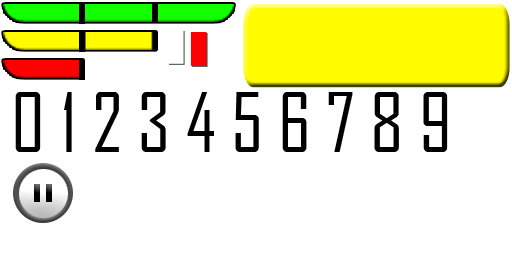
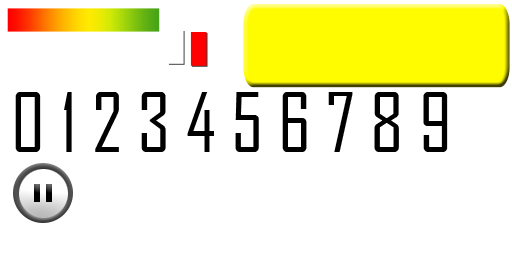
Comparing the layer stacks of the two 512 × 256 images. Changes:
removed layer "lines" (1st of 2, in "health 1/3") from group "health 1/3" over <box>79,60,85,80</box>
removed layer "bg" (1st of 3, in "health 1/3") from group "health 1/3" over <box>3,60,83,78</box>
removed group "health 2/3" (2 layers) over <box>3,32,158,52</box>
removed layer "lines" (2nd of 2, in "health 2/3") from group "health 2/3" over <box>79,32,158,52</box>
removed layer "bg" (2nd of 3, in "health 2/3") from group "health 2/3" over <box>3,32,156,50</box>
removed group "health 3/3" (3 layers) over <box>3,4,234,24</box>
removed layer "Layer 5" from group "health 3/3" over <box>152,4,158,22</box>
removed layer "Layer 4" from group "health 3/3" over <box>79,4,85,24</box>
removed layer "Layer 3" from group "health 3/3" over <box>3,4,234,22</box>
added layer "Layer 1" in group "health" over <box>7,8,160,32</box>
